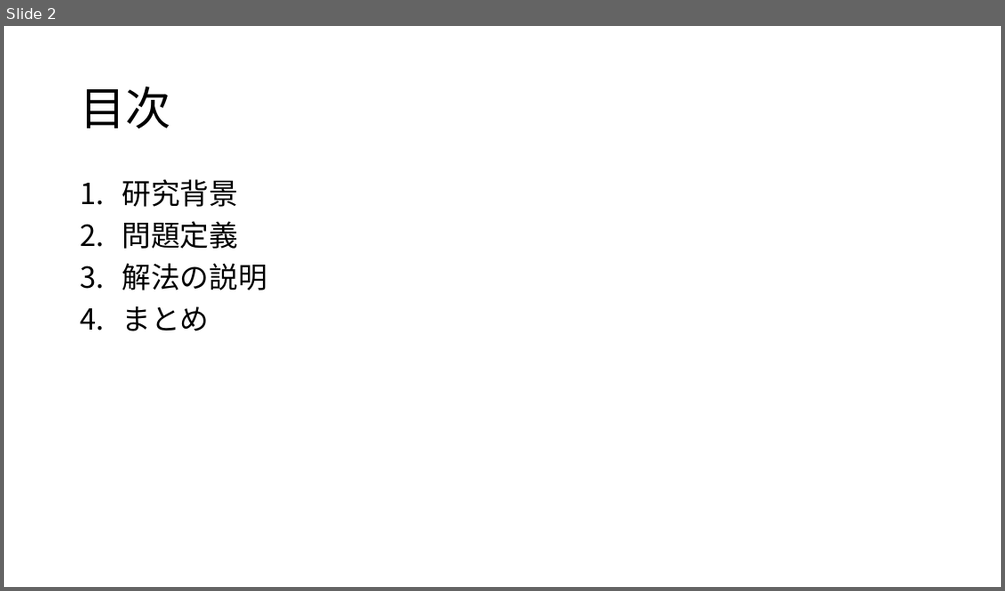
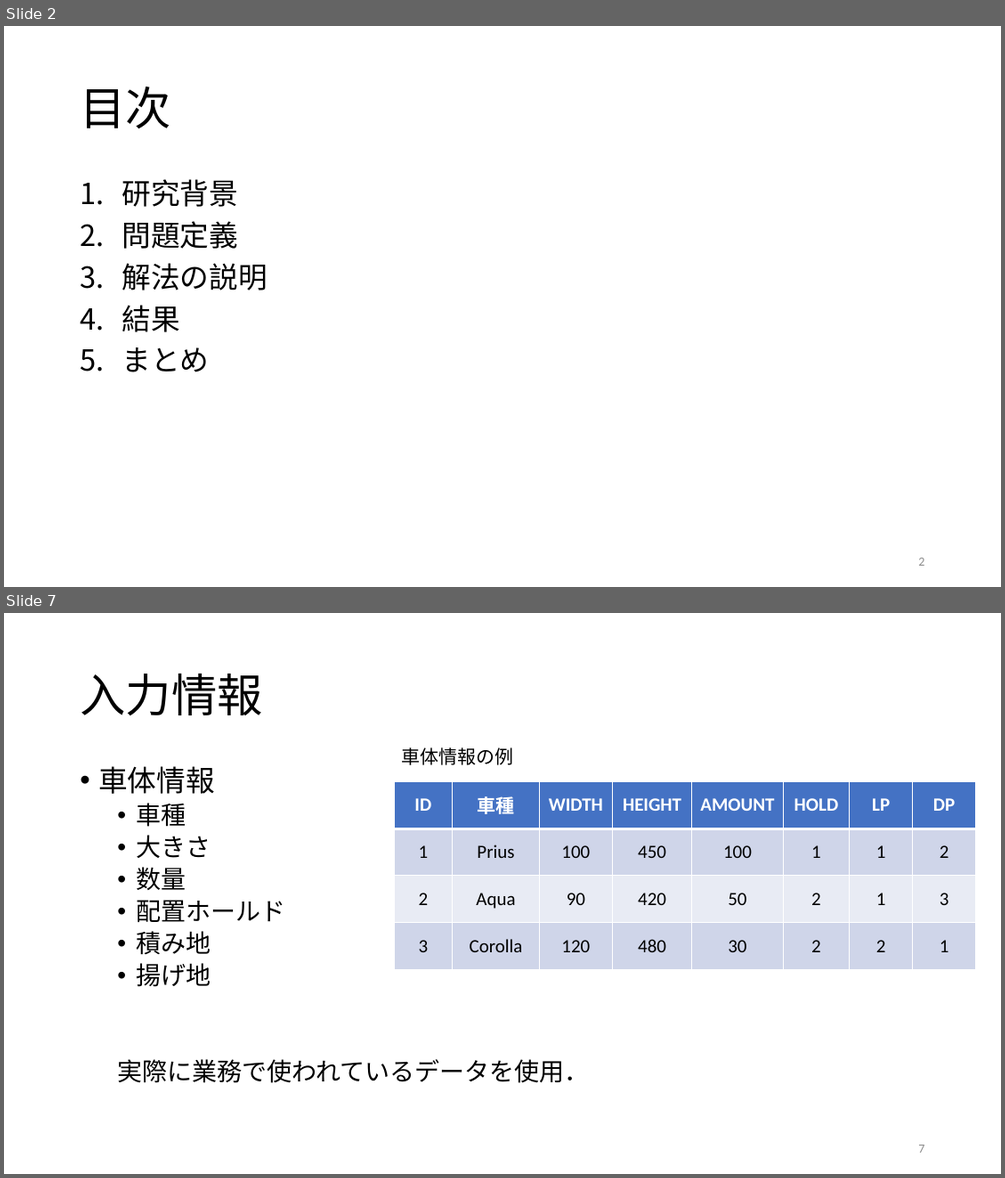
Before and after one commit to r-kurosu/kline, a slide deck: 卒論発表スライド.pptx. Shown one above the other, each under a label of ours: slide 2 before the commit, slides 2 and 7 after it; the slides between them are not shown. The pictures are 1005x591 and 1005x1178 pixels, drawn with LibreOffice and Linux fonts; fonts in the diff are those of the drawing. Boxes give left, top, right and bottom in pixels: in the first picture for what was removed or moved away, otherwise in the second. Text is boxed around its words. In the diff, an @@ line names an element or a change of style, - is before the commit and + after.

```diff
--- a/卒論発表スライド.pptx
+++ b/卒論発表スライド.pptx
@@ slide 7 added at box(4, 613, 1001, 1174), background #FFFFFF @@
@@ title added at box(80, 674, 262, 715), 44 pt, text #000000 @@
+入力情報
@@ text added at box(98, 766, 589, 1083), 24 pt, text #000000 @@
+• 車体情報
+  • 車種
+  • 大きさ
+  • 数量
+  • 配置ホールド
+  • 積み地
+  • 揚げ地
+  実際に業務で使われているデータを使用．
@@ text added at box(401, 747, 513, 765), 18 pt, text #000000 @@
+車体情報の例
@@ table added at box(395, 781, 977, 970), 4 rows, 8 columns @@
+ID | 車種 | WIDTH | HEIGHT | AMOUNT | HOLD | LP | DP
+1 | Prius | 100 | 450 | 100 | 1 | 1 | 2
+2 | Aqua | 90 | 420 | 50 | 2 | 1 | 3
+3 | Corolla | 120 | 480 | 30 | 2 | 2 | 1
@@ page number added at box(918, 1144, 924, 1152), 12 pt, text #8C8C8C @@
+7
@@ slide 2 changed as well @@
@@ text at box(122, 305, 180, 332): paragraph added @@
+4. 結果
@@ page number added at box(918, 557, 924, 565), 12 pt, text #8C8C8C @@
+2
```
Also in this commit, not shown: 1 other slide changed, 23 other slides added, 36 other files.
